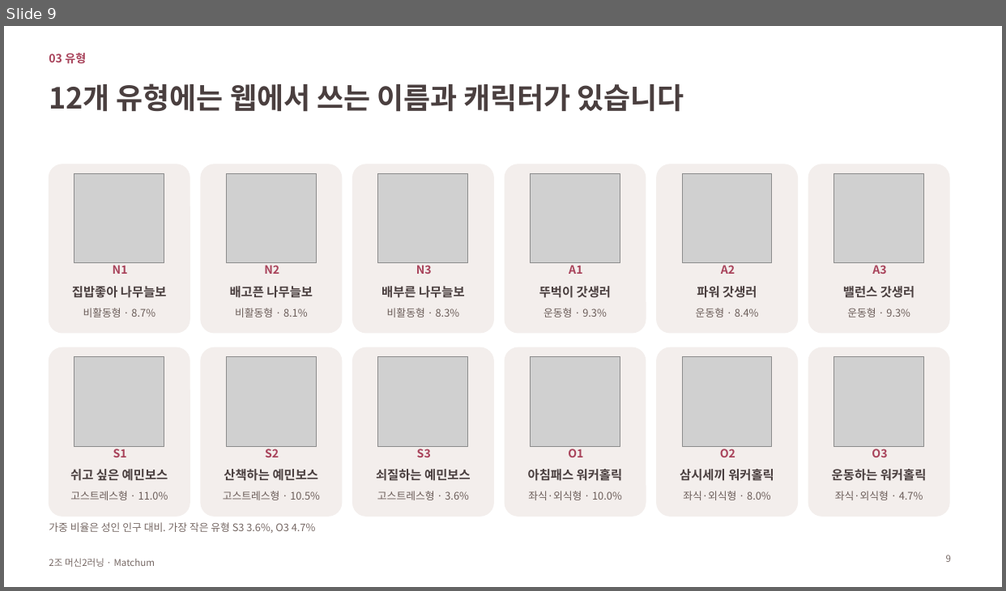
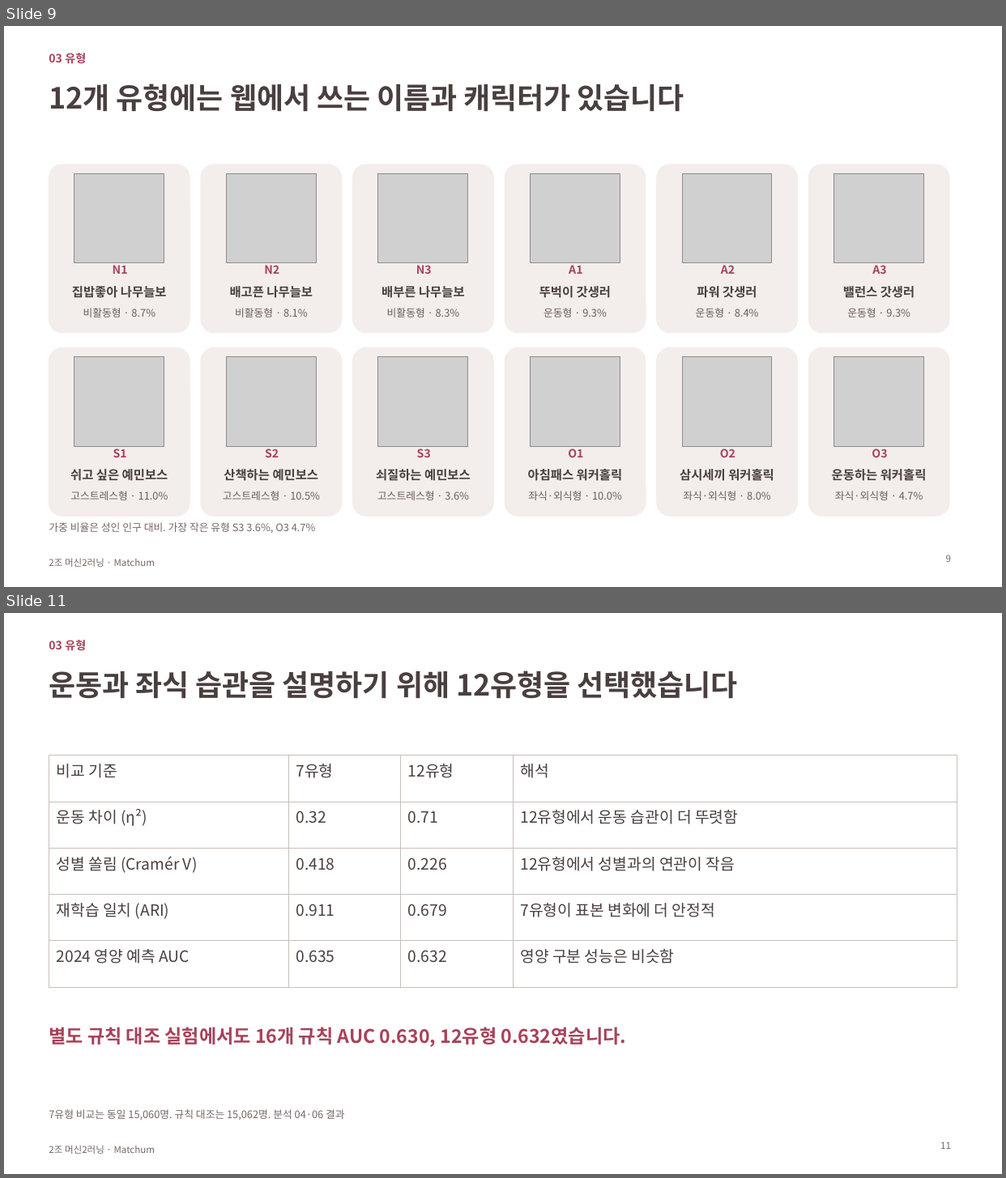
Before and after one commit to BigskyYang/Matchum, a slide deck: Yuhwan/발표_B안/최종발표_B안_생활습관유형_부족영양소.pptx. Shown one above the other, each under a label of ours: slide 9 before the commit, slides 9 and 11 after it; the slides between them are not shown. The pictures are 1006x591 and 1006x1178 pixels, drawn with LibreOffice and Linux fonts; fonts in the diff are those of the drawing; grey boxes stand for pictures. Boxes give left, top, right and bottom in pixels: in the first picture for what was removed or moved away, otherwise in the second. Text is boxed around its words. In the diff, an @@ line names an element or a change of style, - is before the commit and + after.

Commit message:
feat(web): 유형 설명과 개인 예측을 구분하고 설문 분기 및 발표 자료 개편

```diff
--- a/Yuhwan/발표_B안/최종발표_B안_생활습관유형_부족영양소.pptx
+++ b/Yuhwan/발표_B안/최종발표_B안_생활습관유형_부족영양소.pptx
@@ slide 11 added at (4, 613, 1002, 1174), background #FFFFFF; not listed: 1 template element that a slide beside it also shows @@
@@ text added at (49, 640, 86, 651), 11 pt, text #A8425A, bold @@
+03 유형
@@ title added at (49, 671, 738, 699), 28 pt, text #4A3F3F, bold @@
+운동과 좌식 습관을 설명하기 위해 12유형을 선택했습니다
@@ table added at (49, 756, 957, 967), 5 rows, 4 columns @@
+비교 기준 | 7유형 | 12유형 | 해석
+운동 차이 (η²) | 0.32 | 0.71 | 12유형에서 운동 습관이 더 뚜렷함
+성별 쏠림 (Cramér V) | 0.418 | 0.226 | 12유형에서 성별과의 연관이 작음
+재학습 일치 (ARI) | 0.911 | 0.679 | 7유형이 표본 변화에 더 안정적
+2024 영양 예측 AUC | 0.635 | 0.632 | 영양 구분 성능은 비슷함
@@ text added at (49, 1027, 627, 1047), 18 pt, text #A8425A, bold @@
+별도 규칙 대조 실험에서도 16개 규칙 AUC 0.630, 12유형 0.632였습니다.
@@ text added at (49, 1110, 345, 1120), 10 pt, text #766864 @@
+7유형 비교는 동일 15,060명. 규칙 대조는 15,062명. 분석 04·06 결과
@@ page number added at (940, 1142, 951, 1149), 9 pt, text #766864 @@
+11
```
Also in this commit, not shown: 12 slides changed, 4 other slides added, 1 slide removed, 36 other files.
